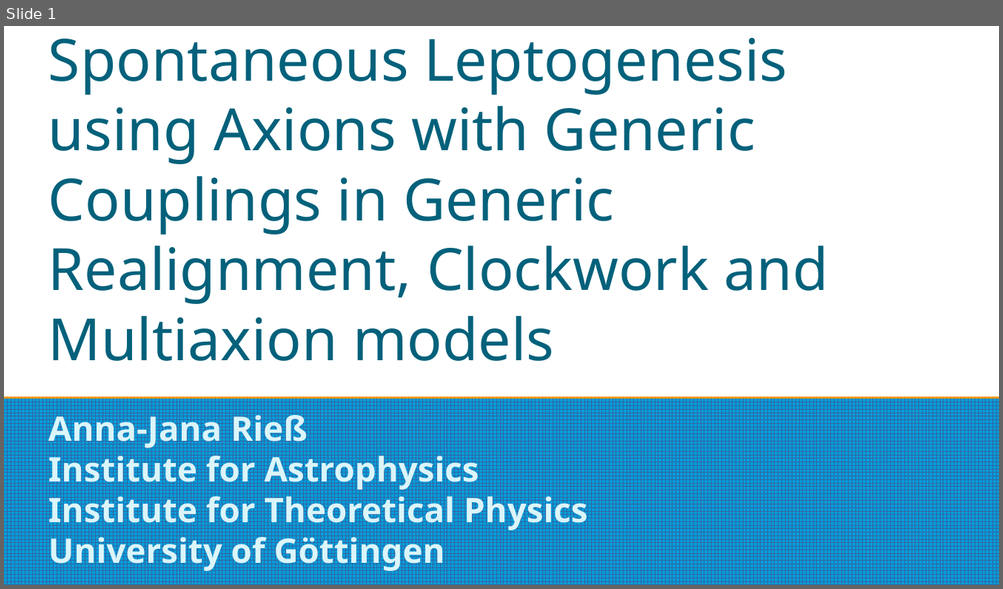
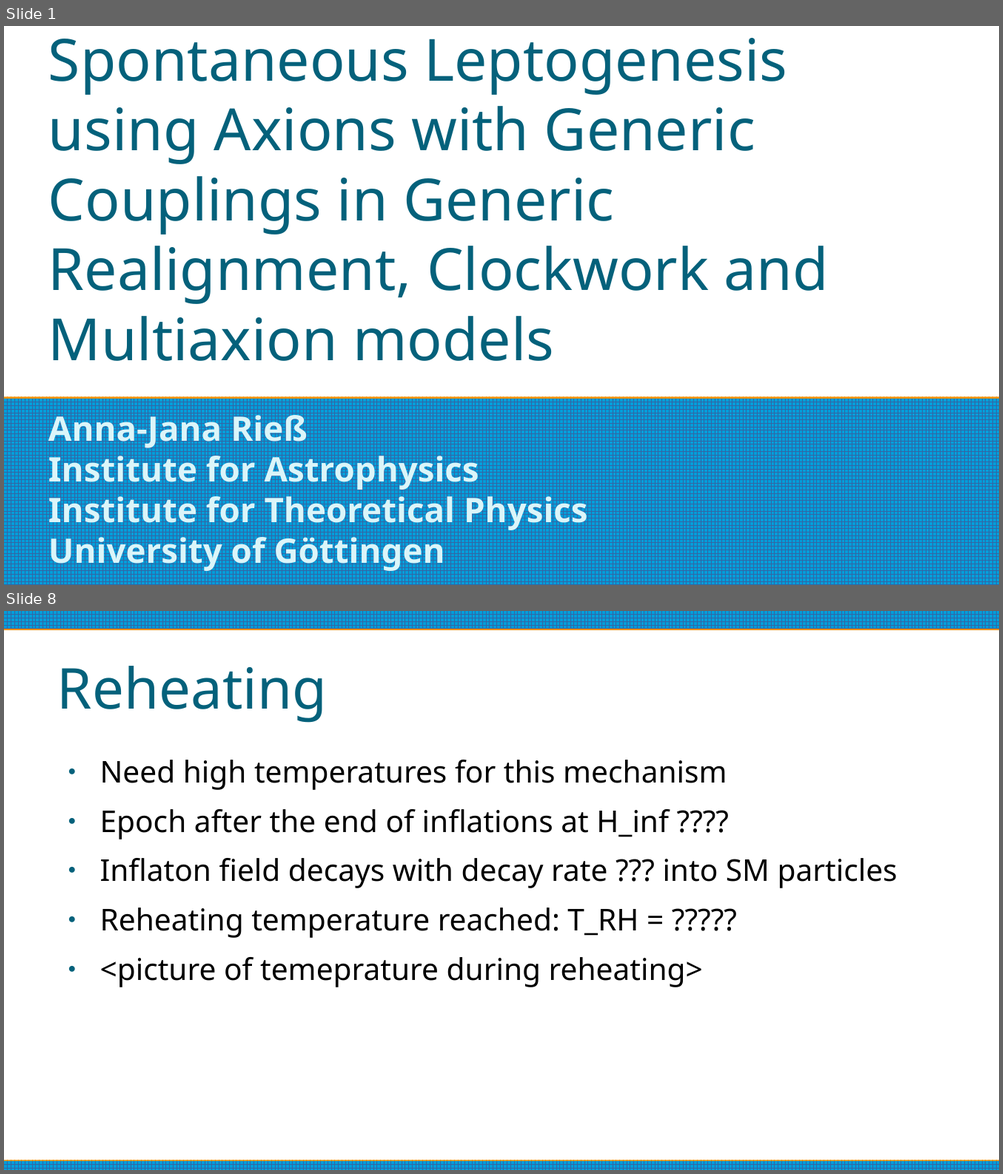
Before and after one commit to anna-jana/masters-project, a slide deck: reports/thesis-talk/presentation.odp. Shown one above the other, each under a label of ours: slide 1 before the commit, slides 1 and 8 after it; the slides between them are not shown. The pictures are 1003x589 and 1003x1174 pixels, drawn with LibreOffice and Linux fonts; fonts in the diff are those of the drawing. Boxes give left, top, right and bottom in pixels: in the first picture for what was removed or moved away, otherwise in the second. Text is boxed around its words. In the diff, an @@ line names an element or a change of style, - is before the commit and + after.

Commit message:
worked out the slides and content for the presentation, need to add equations, tables and plots next

```diff
--- a/reports/thesis-talk/presentation.odp
+++ b/reports/thesis-talk/presentation.odp
@@ slide 8 added at (x1=4, y1=611, x2=999, y2=1170), background #FFFFFF @@
@@ rectangle added at (x1=4, y1=611, x2=999, y2=629), fill pattern #3465A4 on #009EDA @@
@@ title added at (x1=57, y1=666, x2=327, y2=723), 45 pt, text #04617B @@
+Reheating
@@ text added at (x1=100, y1=760, x2=897, y2=988), 24 pt, text #000000 @@
+● Need high temperatures for this mechanism
+● Epoch after the end of inflations at H_inf ????
+● Inflaton field decays with decay rate ??? into SM particles
+● Reheating temperature reached: T_RH = ?????
+● <picture of temeprature during reheating>
@@ rectangle added at (x1=4, y1=1162, x2=999, y2=1170), fill pattern #3465A4 on #009EDA @@
```
Also in this commit, not shown: 1 slide changed, 27 other slides added, 1 slide removed.
